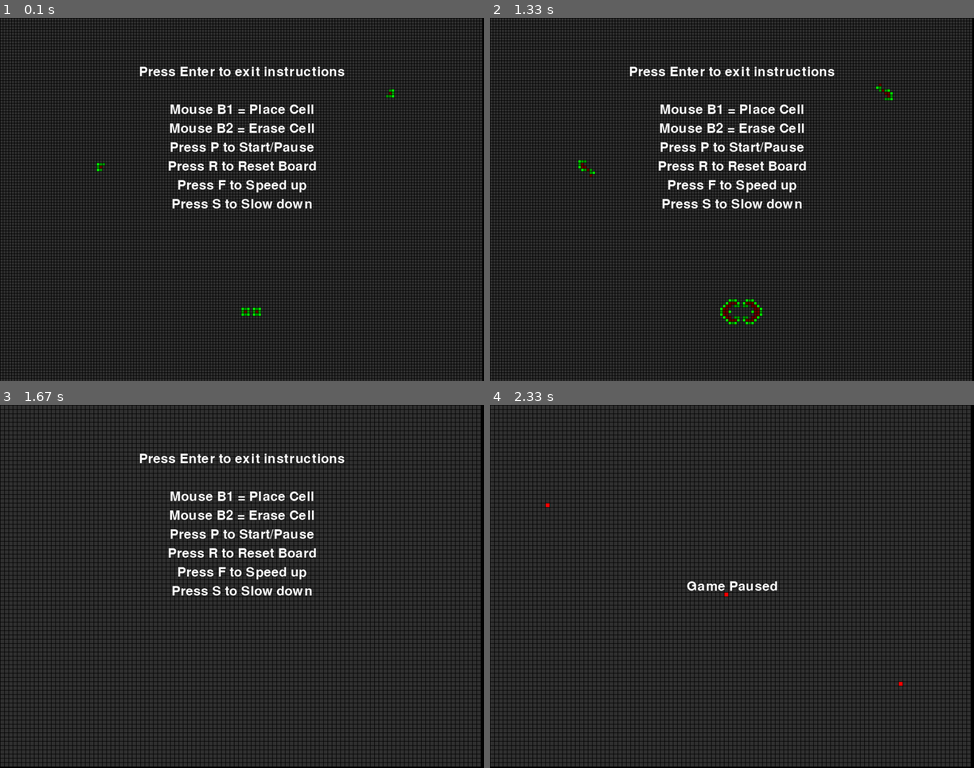
Above: before the commit, frames 1-4 (two rows, left to right).
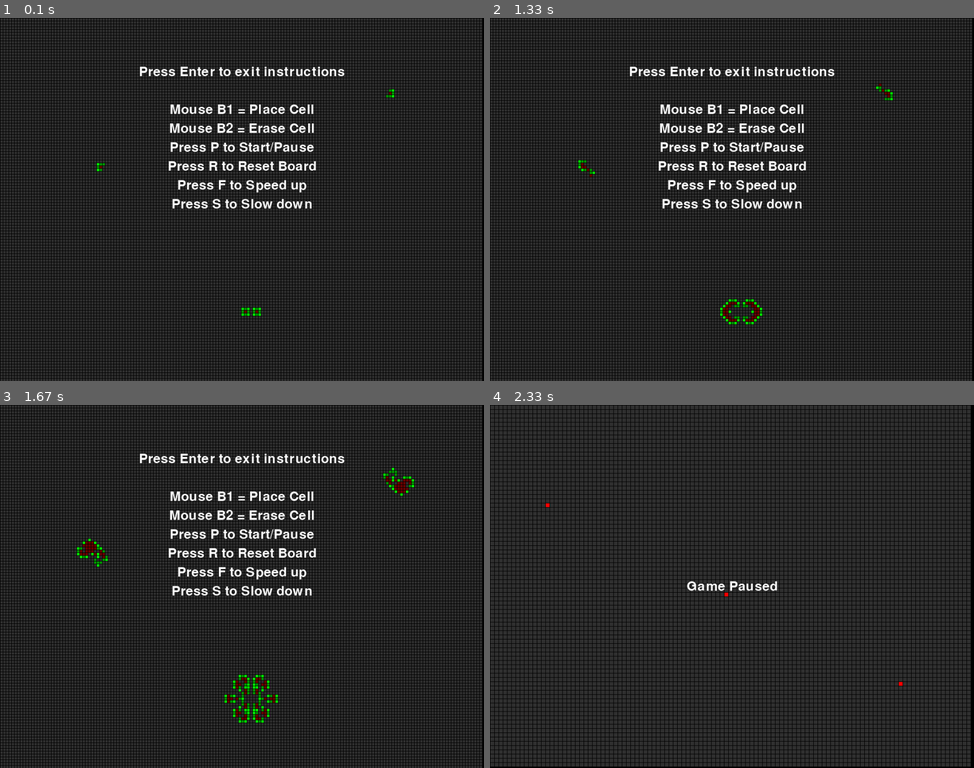
Above: after the commit, the same moments.

Repository: Hungry-Gnu/PygameLife
Game: pygame game, started from game.py
Two runs of this game, one before a commit and one after it. Both use one fixed random seed, a clock stepped at 60 frames per second and the inputs below.
Inputs (mouse positions are in pixels of both pictures, inside the frame that each line leads up to):
- Up to frame 1 (0.1 s): no input
- Up to frame 2 (1.33 s): hold Esc 0.33-0.8 s; hold Esc 0.83-1.3 s
- Up to frame 3 (1.67 s): tap P at 1.33 s
- Up to frame 4 (2.33 s): tap Enter at 1.67 s; press the mouse at (901, 680) at 2.03 s; move the mouse to (722, 593) at 2.13 s; release the mouse at (548, 506) at 2.27 s

Frames 1-2 are identical in both runs. In frame 3, 26% of the frame differs, in the area x 0-100%, y 0-100%; in frame 4, nothing differs.

Commit message:
More modification to menu system

Diff:
--- a/game.py
+++ b/game.py
@@ -14,6 +14,7 @@
 class LifeGame:
     def __init__(self):
         self.firstStart = 1
+        self.enteredMainMenu = 1
         pygame.init()
         #initSize = [1920,1000]
         initSize = [1024,768]
@@ -71,6 +72,30 @@
             x = self.menuSurf.get_rect().centerx - text.get_rect().centerx
             self.menuSurf.blit(text,(x,100+i*40))
 
+    def mainMenu(self):
+        if self.enteredMainMenu == 1:
+            self.menuLife.resetGrid()
+            for pos in [(2, 0), (1, 0), (1, 1), (1, 2), (0, 1)]:
+                x = int(len(self.menuLife.grid[0])*0.2) + pos[0]
+                y = int(len(self.menuLife.grid)*0.4) + pos[1]
+                self.menuLife.grid[y][x] = 1
+                self.menuLife.alive.append((x,y))
+            # Cross
+            for pos in [(1, 0), (1, 1), (1, 2), (2, 1), (0, 1)]:
+                x = int(len(self.menuLife.grid[0])*0.5) + pos[0]
+                y = int(len(self.menuLife.grid)*0.8) + pos[1]
+                self.menuLife.grid[y][x] = 1
+                self.menuLife.alive.append((x,y))
+                self.menuLife.grid[y][x+4] = 1
+                self.menuLife.alive.append((x+4,y))
+            # Tetrinomo
+            for pos in [(1, 0), (1, 1), (1, 2), (0, 2), (2, 1)]:
+                x = int(len(self.menuLife.grid[0])*0.8) + pos[0]
+                y = int(len(self.menuLife.grid)*0.2) + pos[1]
+                self.menuLife.grid[y][x] = 1
+                self.menuLife.alive.append((x,y))
+            self.enteredMainMenu = 0
+
     def printPaused(self):
         self.menuSurf.fill(BLACK)
         text = self.font.render( self.strings['pause'], 1, WHITE)
@@ -94,43 +119,46 @@
             self.getEvents()
             # Menu State
             if self.state == 1:
-                self.menuSurf.fill(BLACK)
-                if self.firstStart == 1 and framecount > 3:
-                    self.screen.fill(BLACK)
-                    self.menuLife.drawBG()
-                    self.menuLife.update()
-                    framecount = 0
-                elif self.firstStart == 0:
-                    self.screen.fill(BLACK)
-                    self.cellLife.paused()
-                self.printHelp()
-                self.screen.blit(self.menuSurf,(0,0))
+                    self.menuSurf.fill(BLACK)
+                    if self.firstStart == 1 and framecount > 3:
+                        self.screen.fill(BLACK)
+                        self.menuLife.drawBG()
+                        self.menuLife.update()
+                        self.printHelp()
+                        framecount = 0
+                    elif self.firstStart == 0:
+                        self.mainMenu()
+                        self.printHelp()
+                        self.screen.fill(BLACK)
+                        self.menuLife.drawBG()
+                        self.menuLife.update()
+                        #self.cellLife.paused()
+                    self.screen.blit(self.menuSurf,(0,0))
             # Paused State
             elif self.state == 2:
-                self.screen.fill(BLACK)
-                if self.firstStart == 0:
-                    self.printPaused()
-                else:
-                    self.menuSurf.fill(BLACK)
-                self.cellLife.paused()
-                self.screen.blit(self.menuSurf,(0,0))
+                    self.screen.fill(BLACK)
+                    if self.firstStart == 0:
+                        self.printPaused()
+                    else:
+                        self.menuSurf.fill(BLACK)
+                    self.cellLife.paused()
+                    self.screen.blit(self.menuSurf,(0,0))
             # Running State
             elif self.state == 3:
-                if framecount > self.speed:
-                    self.screen.fill(BLACK)
-                    self.cellLife.drawBG()
-                    self.cellLife.update()
-                    framecount = 0
-                if msgTime > 60:
-                    self.menuSurf.fill(BLACK)
-                    self.message = []
-                    self.screen.blit(self.menuSurf,(0,0))
-                    msgTime = 0
-                else:
-                    self.printMsg()
-                    self.screen.blit(self.menuSurf,(0,0))
-                    msgTime +=1
-
+                    if framecount > self.speed:
+                        self.screen.fill(BLACK)
+                        self.cellLife.drawBG()
+                        self.cellLife.update()
+                        framecount = 0
+                    if msgTime > 60:
+                        self.menuSurf.fill(BLACK)
+                        self.message = []
+                        self.screen.blit(self.menuSurf,(0,0))
+                        msgTime = 0
+                    else:
+                        self.printMsg()
+                        self.screen.blit(self.menuSurf,(0,0))
+                        msgTime +=1
             # Game Tick
             framecount += 1
             self.clock.tick(60)
@@ -158,8 +186,12 @@
                 if pygame.key.get_pressed()[pygame.K_RETURN] == self.state == 1:
                     self.state = 2
                 if pygame.key.get_pressed()[pygame.K_ESCAPE] == 1:
-                    if   self.state == 3: self.state = 1
-                    elif self.state == 1: self.state = 3
+                    if   self.state == 3:
+                        self.state = 1
+                        self.enteredMainMenu = 1
+                    elif self.state == 1:
+                        self.state = 3
+                        self.enteredMainMenu = 0
                 if pygame.key.get_pressed()[pygame.K_p] == 1:
                     self.firstStart = 0
                     if   self.state == 2: self.state = 3
